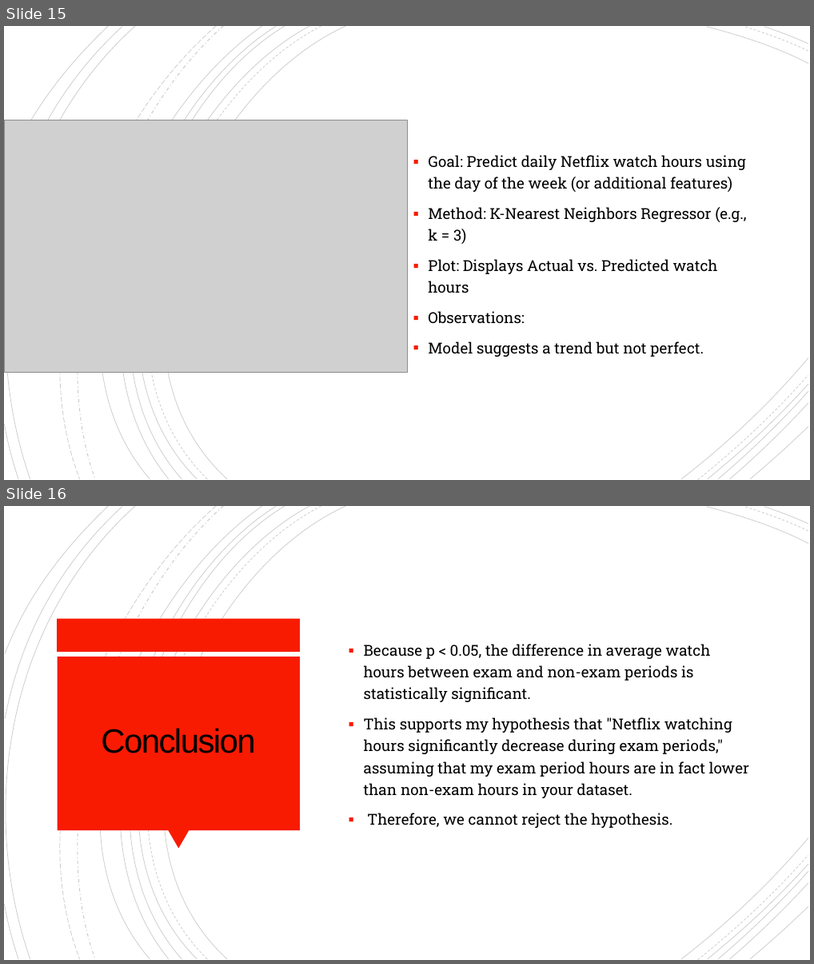
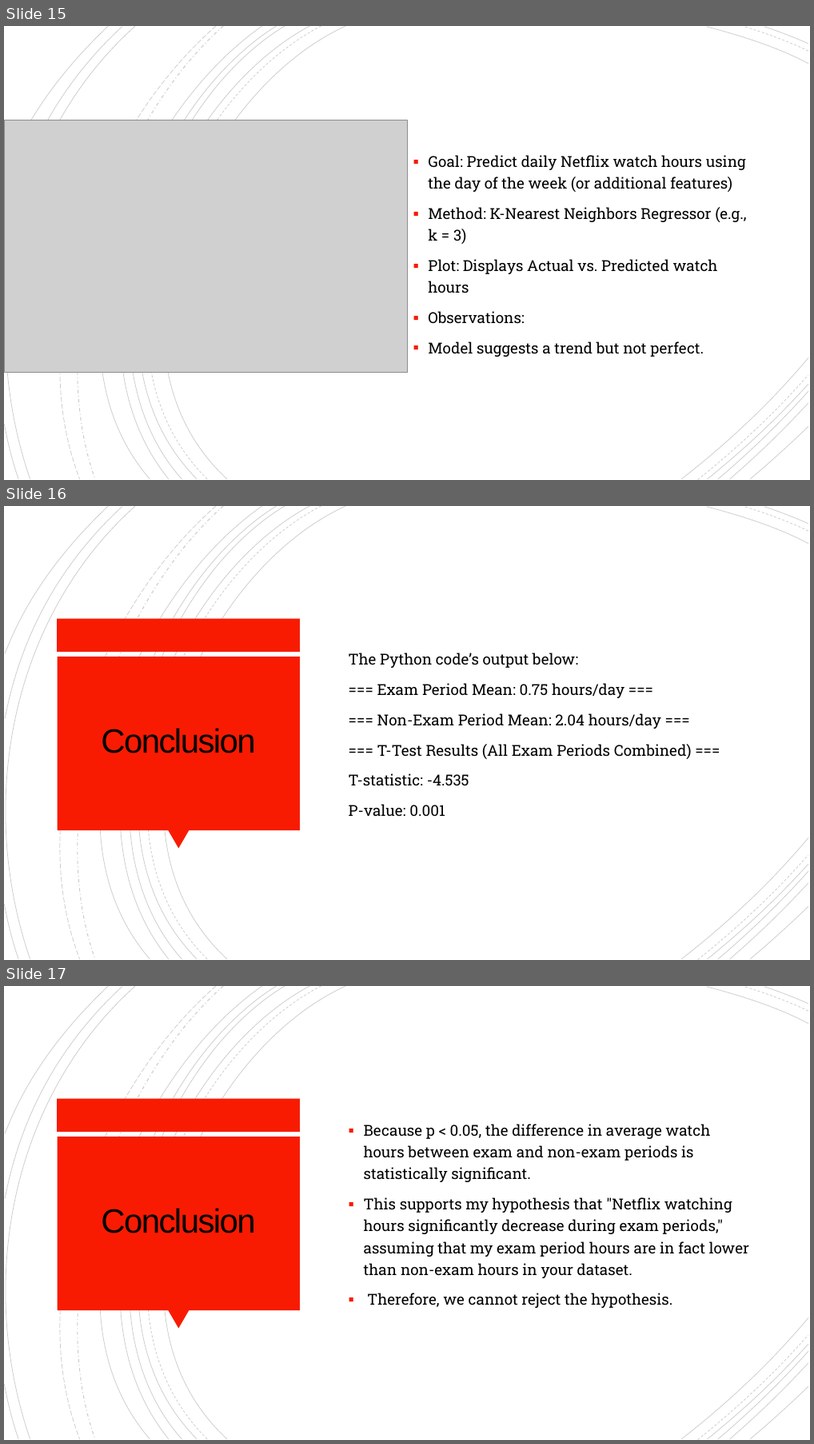
Before and after one commit to SertacSari/DSA210-project_Netflix-Watching-Habits-Analysis, a slide deck: Presentation.pptx. Shown one above the other, each under a label of ours: slides 15 and 16 before the commit, slides 15, 16 and 17 after it. The pictures are 814x964 and 814x1444 pixels, drawn with LibreOffice and Linux fonts; fonts in the diff are those of the drawing; grey boxes stand for pictures. Boxes give left, top, right and bottom in pixels: in the first picture for what was removed or moved away, otherwise in the second. Text is boxed around its words. In the diff, an @@ line names an element or a change of style, - is before the commit and + after.

Commit message:
Updated Presentation

```diff
--- a/Presentation.pptx
+++ b/Presentation.pptx
@@ slide 16 added at bbox=[4, 506, 810, 960], background #FFFFFF; not listed: 24 template elements that a slide beside it also shows @@
@@ text added at bbox=[349, 652, 692, 816], 18 pt, text #000000 @@
+The Python code’s output below:
+=== Exam Period Mean: 0.75 hours/day ===
+=== Non-Exam Period Mean: 2.04 hours/day ===
+=== T-Test Results (All Exam Periods Combined) ===
+T-statistic: -4.535
+P-value: 0.001
@@ title added at bbox=[101, 728, 255, 753], 40 pt, text #000000 @@
+Conclusion
@@ what was slide 16 is now slide 17 @@
```
